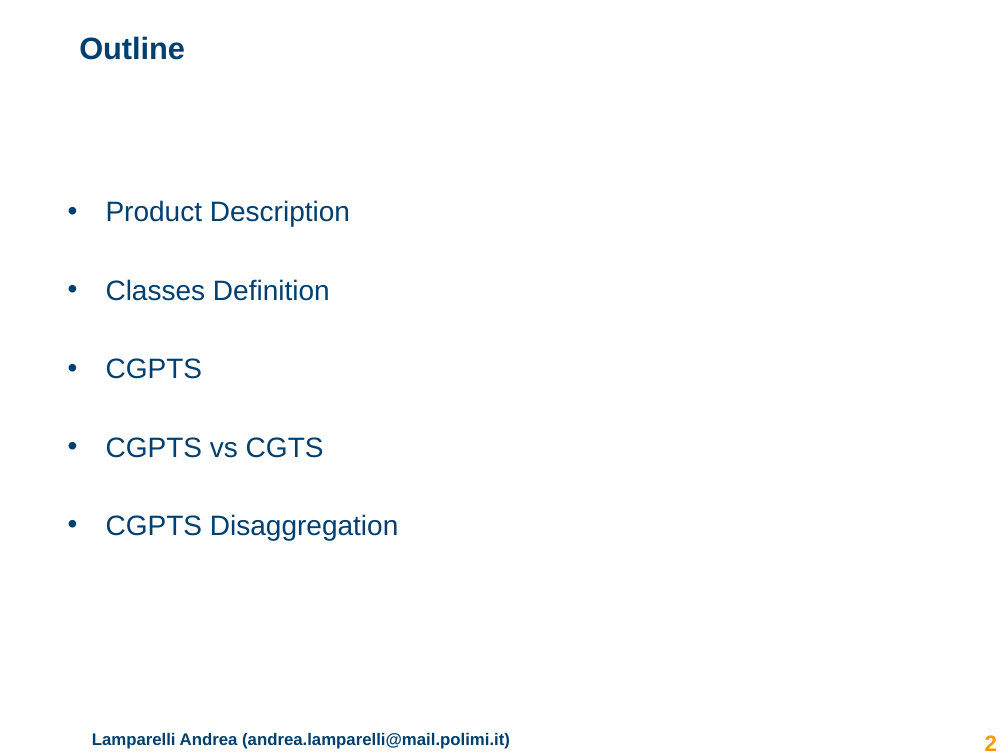
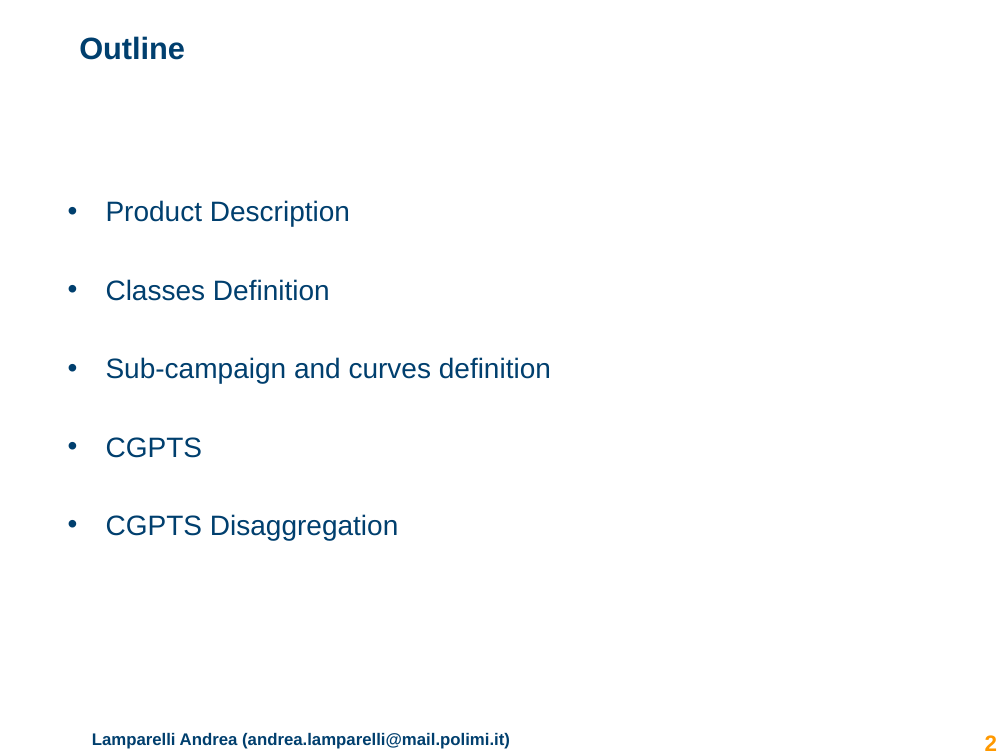
Before and after one commit to lucabonali/AdvertisingDIA, a slide deck: slide 2 of advertising_presentation.pptx. Drawn at 1008x756 pixels with LibreOffice and Linux fonts; fonts in the diff are those of the drawing; background and template pictures are left out. Boxes give left, top, right and bottom in pixels: in the first picture for what was removed or moved away, otherwise in the second. Text is boxed around its words. In the diff, an @@ line names an element or a change of style, - is before the commit and + after.

```diff
--- a/advertising_presentation.pptx
+++ b/advertising_presentation.pptx
@@ text at [106,357,551,383]: paragraph added @@
+• Sub-campaign and curves definition
@@ text at [106,437,324,458]: paragraph removed @@
-• CGPTS vs CGTS
```
Also in this commit, not shown: 2 other slides changed, 3 slides added.
